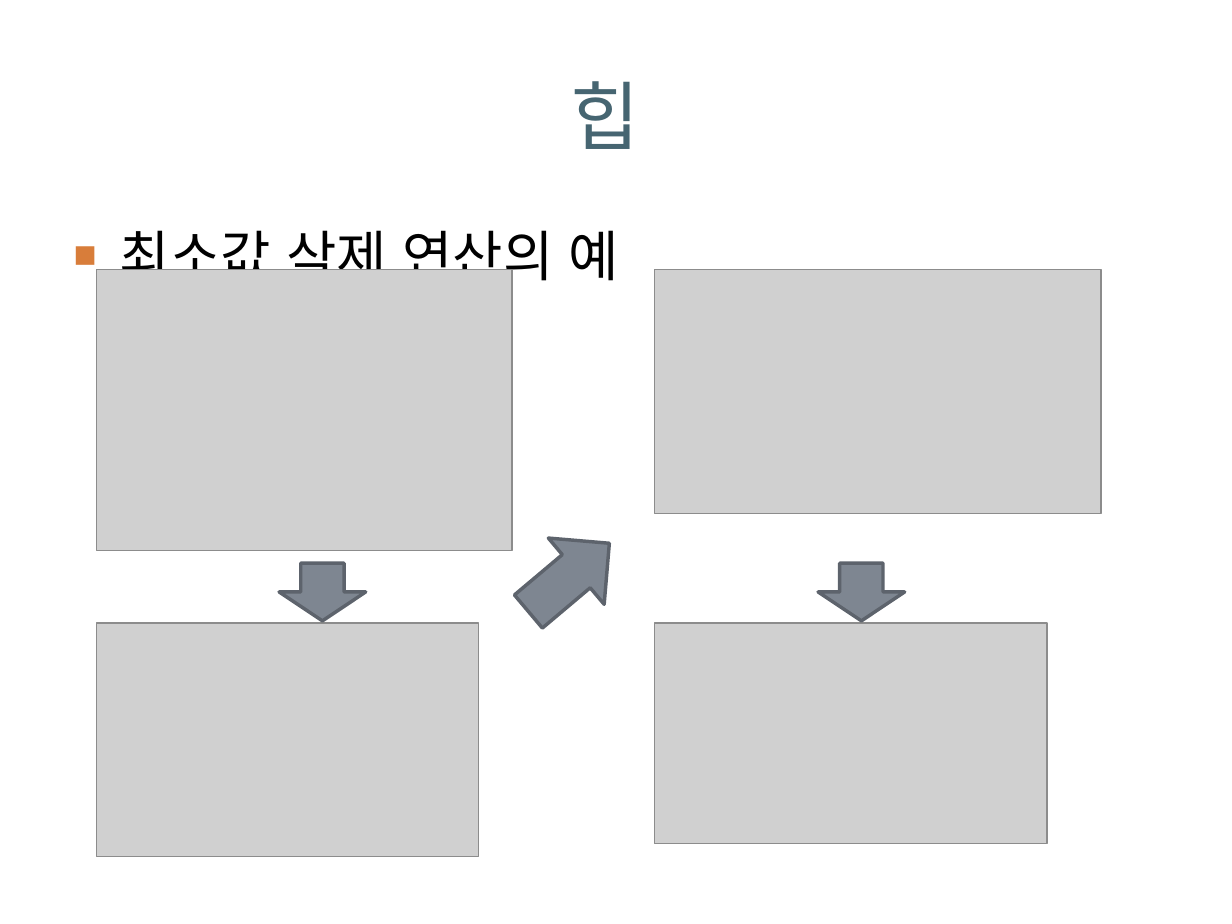
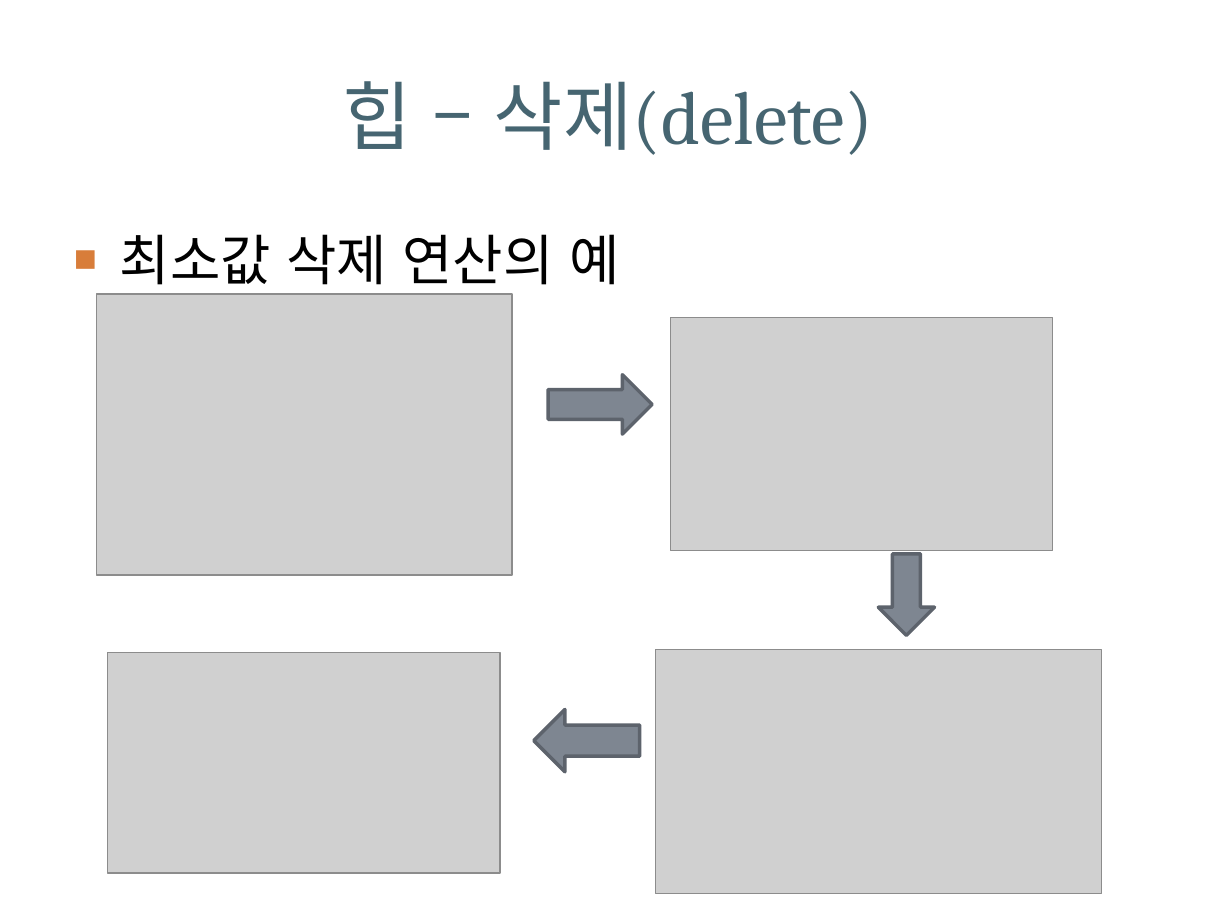
Before and after one commit to dknife/ProgrammingChallenges, a slide deck: slide 21 of LectureNotes/day2.pptx. Drawn at 1232x924 pixels with LibreOffice and Linux fonts; fonts in the diff are those of the drawing; grey boxes stand for pictures; background and template pictures are left out. Boxes give left, top, right and bottom in pixels: in the first picture for what was removed or moved away, otherwise in the second. Text is boxed around its words. In the diff, an @@ line names an element or a change of style, - is before the commit and + after.

```diff
--- a/LectureNotes/day2.pptx
+++ b/LectureNotes/day2.pptx
@@ title at (x1=342, y1=81, x2=873, y2=155): text changed @@
-힙
+힙 – 삭제(delete)
@@ text "최소값 삭제 연산의 예" moved from (x1=120, y1=230, x2=619, y2=290) to (x1=120, y1=234, x2=619, y2=294) @@
@@ picture moved from (x1=96, y1=270, x2=513, y2=551) to (x1=96, y1=294, x2=513, y2=575) @@
@@ picture resized from (x1=654, y1=270, x2=1100, y2=514) to (x1=670, y1=317, x2=1052, y2=551) @@
@@ down arrow at (x1=548, y1=375, x2=652, y2=434): rotation 0 to 270 degrees @@
@@ down arrow resized from (x1=818, y1=563, x2=904, y2=621) to (x1=878, y1=554, x2=935, y2=636) @@
@@ picture resized from (x1=96, y1=623, x2=478, y2=857) to (x1=107, y1=653, x2=500, y2=873) @@
@@ picture resized from (x1=654, y1=623, x2=1047, y2=844) to (x1=655, y1=649, x2=1101, y2=893) @@
@@ down arrow at (x1=534, y1=709, x2=640, y2=772): rotation 229 to 90 degrees @@
```
Also in this commit, not shown: 8 other slides changed, 1 other file.
